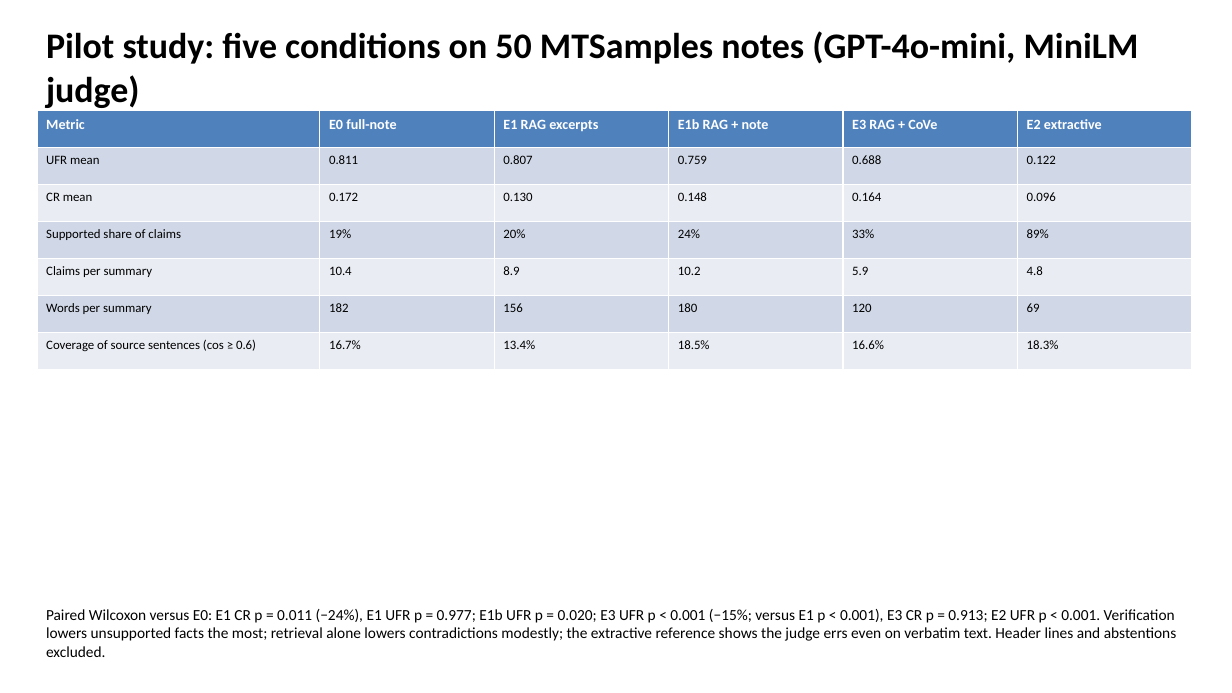
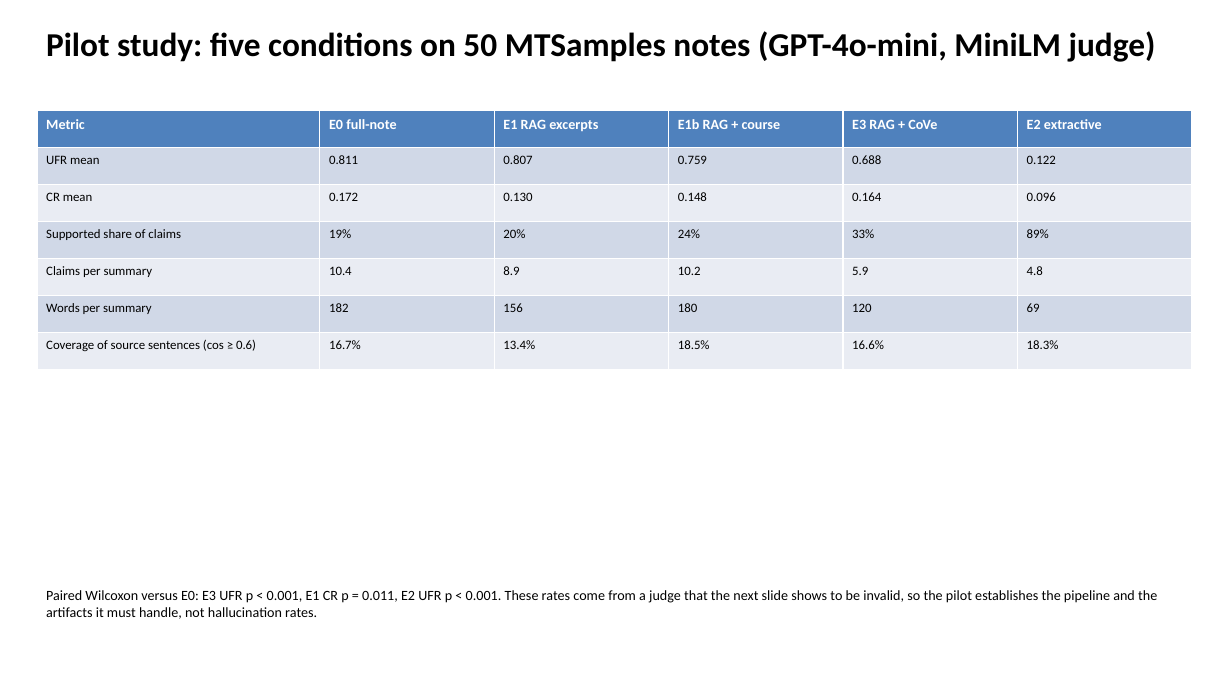
Before and after one commit to slay-a/medical-hallucination-eval, a slide deck: slide 6 of deliverables/Progress_Slides_Fall2026.pptx. Drawn at 1232x693 pixels with LibreOffice and Linux fonts; fonts in the diff are those of the drawing. Boxes give left, top, right and bottom in pixels: in the first picture for what was removed or moved away, otherwise in the second. Text is boxed around its words. In the diff, an @@ line names an element or a change of style, - is before the commit and + after.

```diff
--- a/deliverables/Progress_Slides_Fall2026.pptx
+++ b/deliverables/Progress_Slides_Fall2026.pptx
@@ text "Pilot study: five conditions on ..." at <box>46,31,1156,62</box>: size 28 to 26 pt @@
@@ table at <box>37,111,1193,370</box> @@
-row 1, column 4: E1b RAG + note
+row 1, column 4: E1b RAG + course
@@ text at <box>46,590,1157,619</box>: text changed; size 12 to 11 pt @@
-Paired Wilcoxon versus E0: E1 CR p = 0.011 (−24%), E1 UFR p = 0.977; E1b UFR p = 0.020; E3 UFR p < 0.001 (−15%; versus E1 p < 0.001), E3 CR p = 0.913; E2 UFR p < 0.001. Verification lowers unsupported facts the most; retrieval alone lowers contradictions modestly; the extractive reference shows the judge errs even on verbatim text. Header lines and abstentions excluded.
+Paired Wilcoxon versus E0: E3 UFR p < 0.001, E1 CR p = 0.011, E2 UFR p < 0.001. These rates come from a judge that the next slide shows to be invalid, so the pilot establishes the pipeline and the artifacts it must handle, not hallucination rates.
```
Also in this commit, not shown: 19 other slides changed, 3 slides added, 4 other files.
